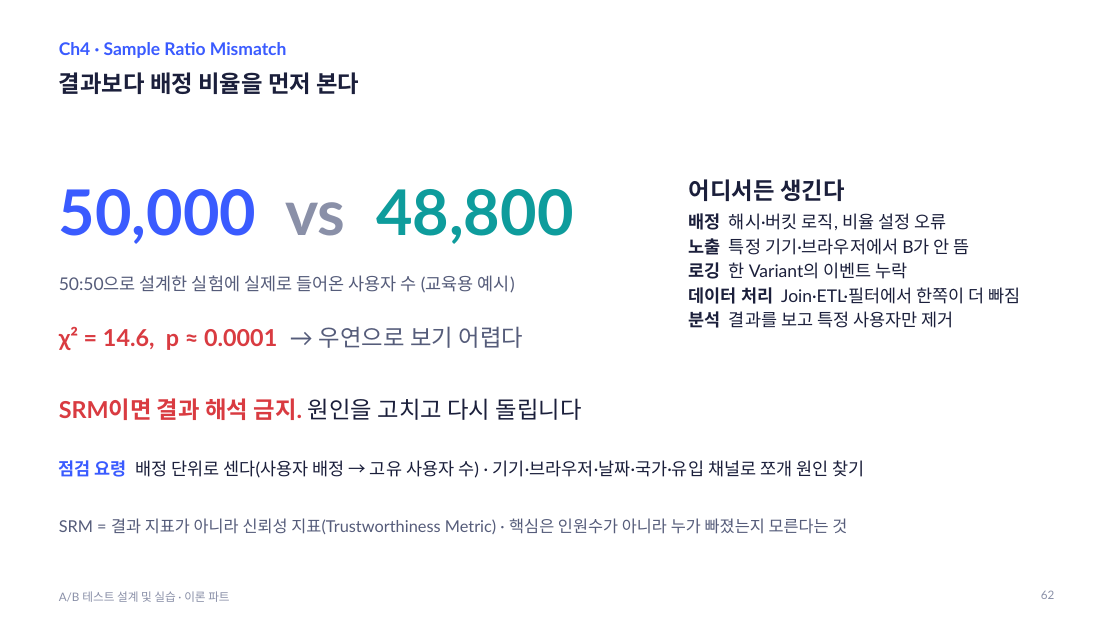
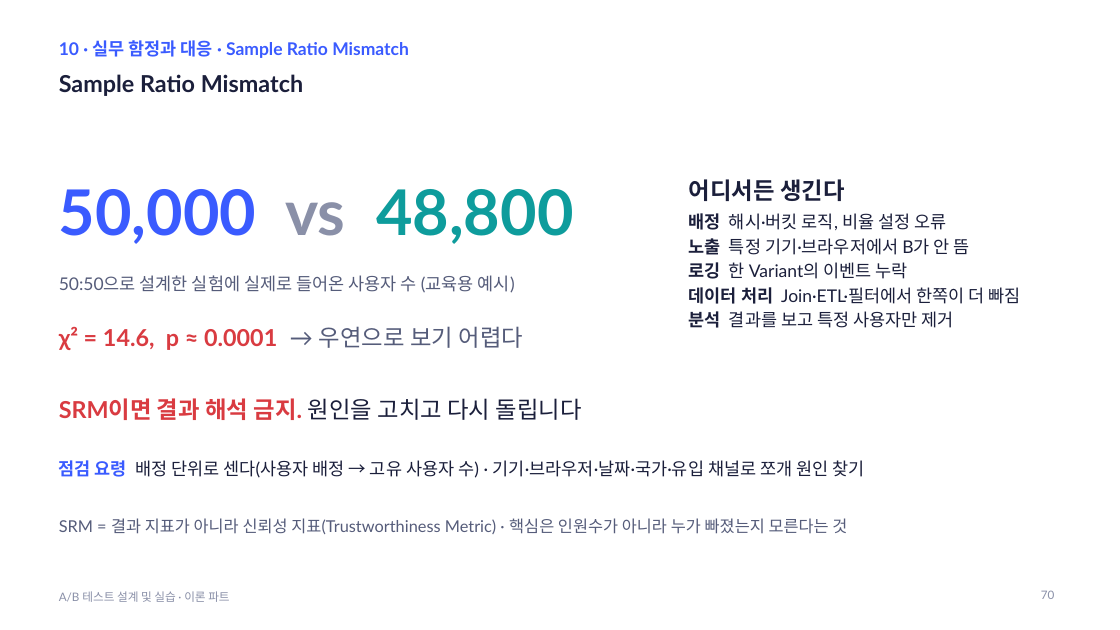
Before and after one commit to kkamret/quickmart-lab-rats, a slide deck: slide 70 of docs/lecture/ab-testing-theory.pptx (slide 62 before the commit). Drawn at 1120x630 pixels with LibreOffice and Linux fonts; fonts in the diff are those of the drawing. Boxes give left, top, right and bottom in pixels: in the first picture for what was removed or moved away, otherwise in the second. Text is boxed around its words. In the diff, an @@ line names an element or a change of style, - is before the commit and + after.

```diff
--- a/docs/lecture/ab-testing-theory.pptx
+++ b/docs/lecture/ab-testing-theory.pptx
@@ text at <box>59,40,409,58</box>: text changed @@
-Ch4 · Sample Ratio Mismatch
+10 · 실무 함정과 대응 · Sample Ratio Mismatch
@@ title at <box>59,74,303,96</box>: text changed @@
-결과보다 배정 비율을 먼저 본다
+Sample Ratio Mismatch
@@ page number at <box>1041,590,1054,599</box>: text changed @@
-62
+70
```
Also in this commit, not shown: 73 other slides changed, 3 slides added, 4 slides removed, 2 other files.
